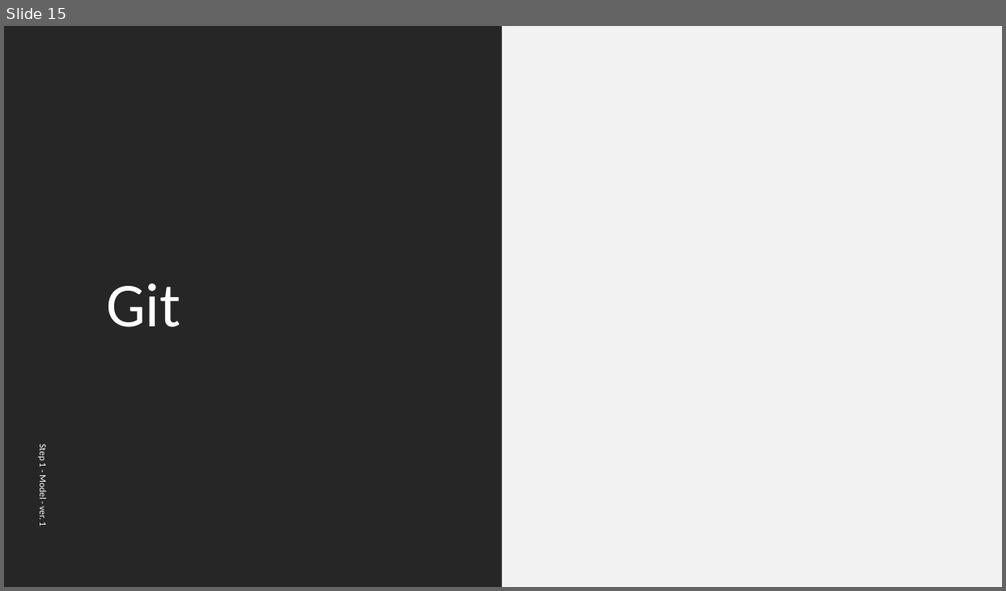
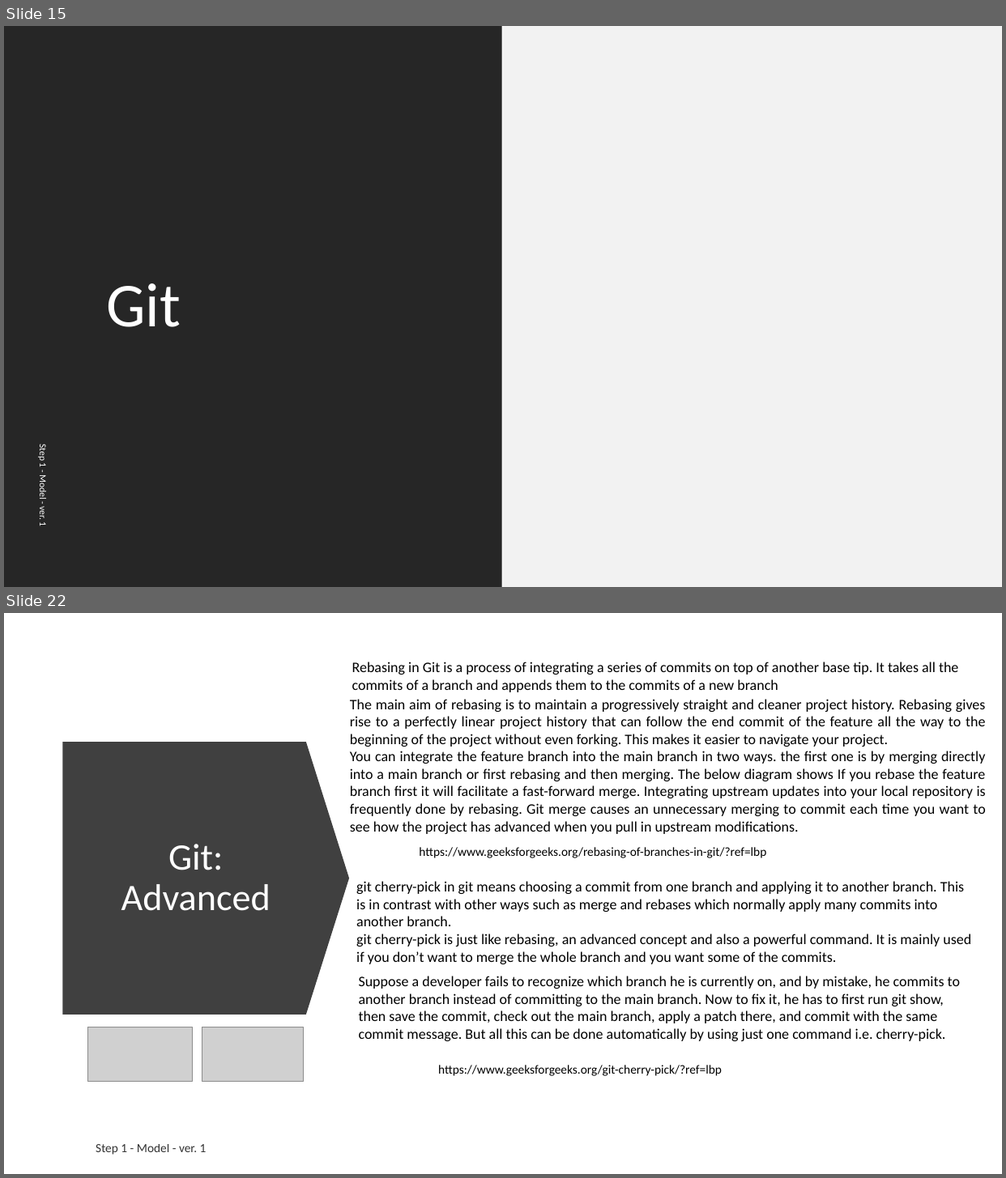
Before and after one commit to ext4dmin/DevOps-Mentorship, a slide deck: Step06-Version_Control_System_speach.pptx. Shown one above the other, each under a label of ours: slide 15 before the commit, slides 15 and 22 after it; the slides between them are not shown. The pictures are 1006x591 and 1006x1178 pixels, drawn with LibreOffice and Linux fonts; fonts in the diff are those of the drawing; grey boxes stand for pictures. Boxes give left, top, right and bottom in pixels: in the first picture for what was removed or moved away, otherwise in the second. Text is boxed around its words. In the diff, an @@ line names an element or a change of style, - is before the commit and + after.

Commit message:
Step 6. VCS
Git section is added. Redy to Review

```diff
--- a/Step06-Version_Control_System_speach.pptx
+++ b/Step06-Version_Control_System_speach.pptx
@@ slide 22 added at [4,613,1002,1174], background #FFFFFF @@
@@ text added at [352,662,958,692], 14 pt, text #000000 @@
+Rebasing in Git is a process of integrating a series of commits on top of another base tip. It takes all the commits of a branch and appends them to the commits of a new branch
@@ text added at [350,699,986,834], 14 pt, text #000000 @@
+The main aim of rebasing is to maintain a progressively straight and cleaner project history. Rebasing gives rise to a perfectly linear project history that can follow the end commit of the feature all the way to the beginning of the project without even forking. This makes it easier to navigate your project.
+You can integrate the feature branch into the main branch in two ways. the first one is by merging directly into a main branch or first rebasing and then merging. The below diagram shows If you rebase the feature branch first it will facilitate a fast-forward merge. Integrating upstream updates into your local repository is frequently done by rebasing. Git merge causes an unnecessary merging to commit each time you want to see how the project has advanced when you pull in upstream modifications.
@@ down arrow added at [63,742,350,1015], fill #404040 @@
@@ title added at [121,844,270,911], 36 pt, text #FFFFFF @@
+Git: Advanced
@@ text added at [419,847,766,858], 12 pt, text #000000 @@
+https://www.geeksforgeeks.org/rebasing-of-branches-in-git/?ref=lbp
@@ text added at [356,881,971,965], 14 pt, text #000000 @@
+git cherry-pick in git means choosing a commit from one branch and applying it to another branch. This is in contrast with other ways such as merge and rebases which normally apply many commits into another branch.
+git cherry-pick is just like rebasing, an advanced concept and also a powerful command. It is mainly used if you don’t want to merge the whole branch and you want some of the commits.
@@ text added at [359,976,960,1041], 14 pt, text #000000 @@
+Suppose a developer fails to recognize which branch he is currently on, and by mistake, he commits to another branch instead of committing to the main branch. Now to fix it, he has to first run git show, then save the commit, check out the main branch, apply a patch there, and commit with the same commit message. But all this can be done automatically by using just one command i.e. cherry-pick.
@@ picture added at [88,1028,193,1082] @@
@@ picture added at [202,1028,304,1082] @@
@@ text added at [438,1065,722,1076], 12 pt, text #000000 @@
+https://www.geeksforgeeks.org/git-cherry-pick/?ref=lbp
@@ text added at [96,1144,206,1155], 12 pt, text #000000 at 80% opacity @@
+Step 1 - Model - ver. 1
```
Also in this commit, not shown: 8 other slides added, 1 other file.
